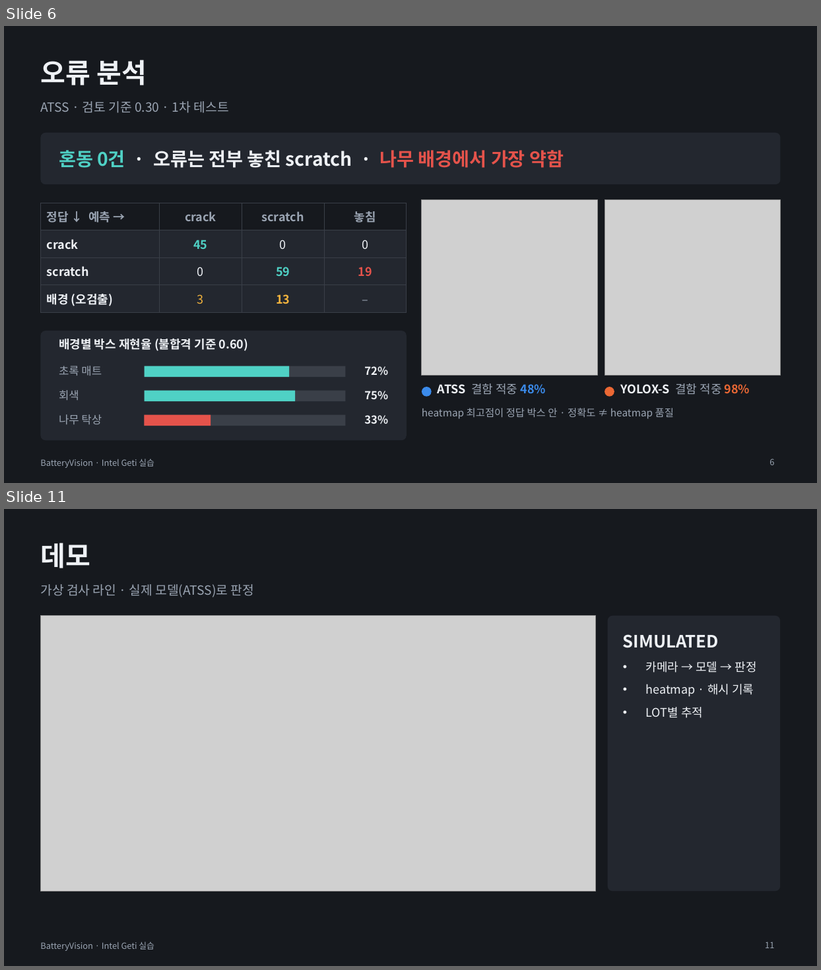
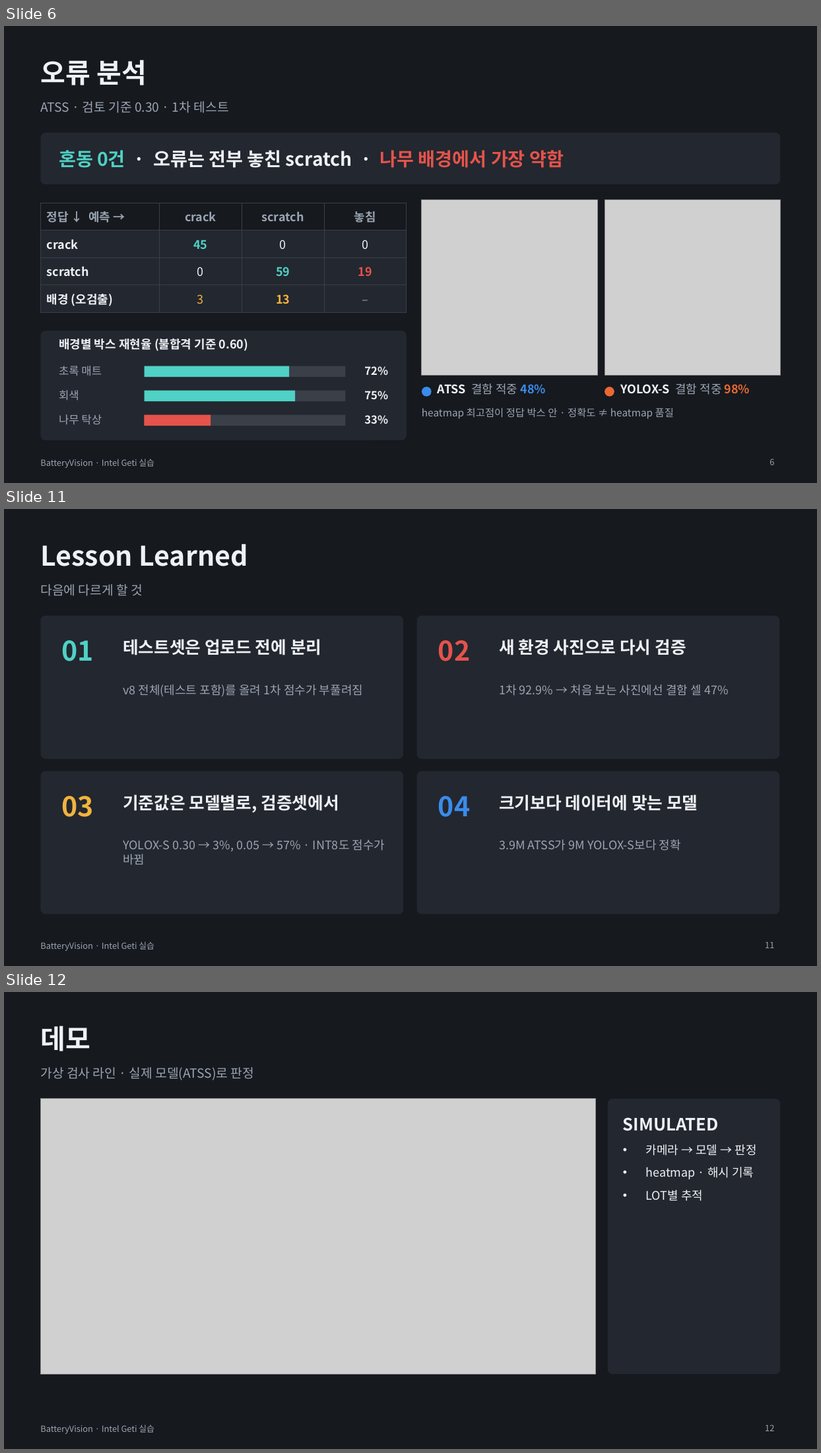
Before and after one commit to se4nchoi/batteryvision, a slide deck: docs/submission/BatteryVision_발표.pptx. Shown one above the other, each under a label of ours: slides 6 and 11 before the commit, slides 6, 11 and 12 after it; the slides between them are not shown. The pictures are 821x970 and 821x1453 pixels, drawn with LibreOffice and Linux fonts; fonts in the diff are those of the drawing; grey boxes stand for pictures. Boxes give left, top, right and bottom in pixels: in the first picture for what was removed or moved away, otherwise in the second. Text is boxed around its words. In the diff, an @@ line names an element or a change of style, - is before the commit and + after.

```diff
--- a/docs/submission/BatteryVision_발표.pptx
+++ b/docs/submission/BatteryVision_발표.pptx
@@ slide 11 added at (4, 509, 817, 966), background #16191E; not listed: 1 template element that a slide beside it also shows @@
@@ title added at (40, 544, 248, 566), 32 pt, text #EEF1F5, bold @@
+Lesson Learned
@@ text added at (40, 584, 143, 596), 15 pt, text #9AA4B2 @@
+다음에 다르게 할 것
@@ rounded rectangle added at (40, 616, 403, 759), fill #23272F @@
@@ rounded rectangle added at (417, 616, 780, 759), fill #23272F @@
@@ text added at (62, 640, 94, 661), 32 pt, text #4FD1C5, bold @@
+01
@@ text added at (123, 639, 321, 656), 20 pt, text #EEF1F5, bold @@
+테스트셋은 업로드 전에 분리
@@ text added at (438, 640, 470, 661), 32 pt, text #E5534B, bold @@
+02
@@ text added at (499, 639, 686, 656), 20 pt, text #EEF1F5, bold @@
+새 환경 사진으로 다시 검증
@@ text added at (123, 685, 363, 697), 14 pt, text #9AA4B2 @@
+v8 전체(테스트 포함)를 올려 1차 점수가 부풀려짐
@@ text added at (499, 685, 729, 696), 14 pt, text #9AA4B2 @@
+1차 92.9% → 처음 보는 사진에선 결함 셀 47%
@@ rounded rectangle added at (40, 771, 403, 915), fill #23272F @@
@@ rounded rectangle added at (417, 771, 780, 915), fill #23272F @@
@@ text added at (62, 796, 94, 817), 32 pt, text #F2B33D, bold @@
+03
@@ text added at (123, 795, 339, 813), 20 pt, text #EEF1F5, bold @@
+기준값은 모델별로, 검증셋에서
@@ text added at (438, 796, 470, 817), 32 pt, text #3B8BEB, bold @@
+04
@@ text added at (499, 795, 698, 811), 20 pt, text #EEF1F5, bold @@
+크기보다 데이터에 맞는 모델
@@ text added at (123, 840, 385, 865), 14 pt, text #9AA4B2 @@
+YOLOX-S 0.30 → 3%, 0.05 → 57% · INT8도 점수가 바뀜
@@ text added at (499, 840, 681, 851), 14 pt, text #9AA4B2 @@
+3.9M ATSS가 9M YOLOX-S보다 정확
@@ page number added at (765, 942, 774, 949), 10 pt, text #9AA4B2 @@
+11
@@ what was slide 11 is now slide 12 @@
@@ page number at (765, 1425, 774, 1432): text changed @@
-11
+12
```
Also in this commit, not shown: 7 slides changed, 1 other slide added, 1 slide removed, 7 other files.
